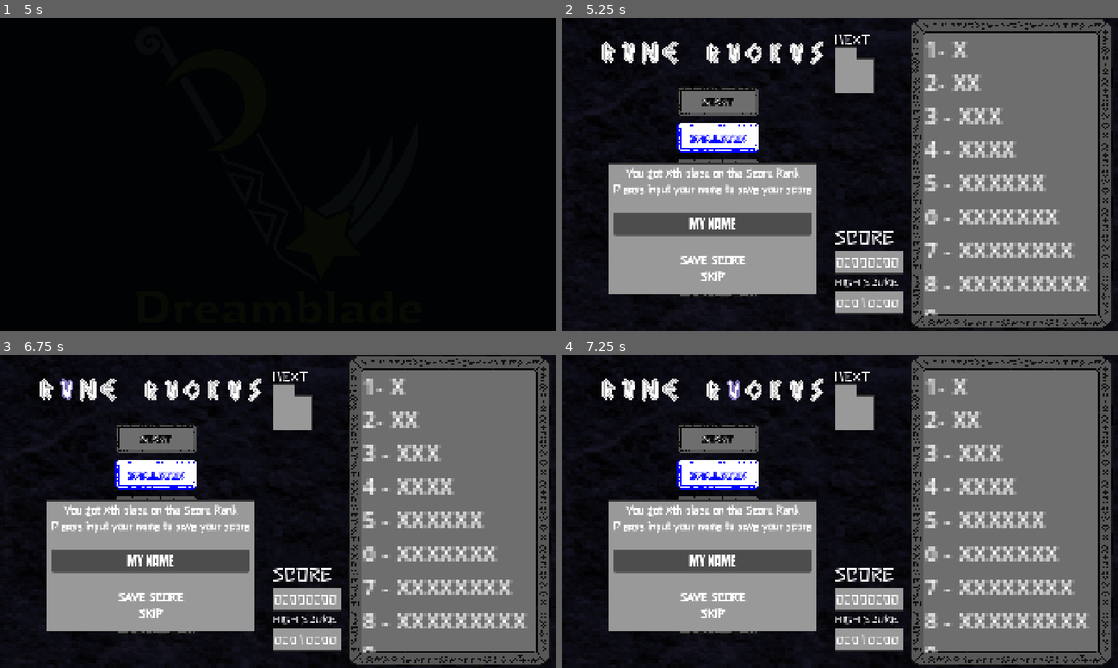
Above: before the commit, frames 1-4 (two rows, left to right).
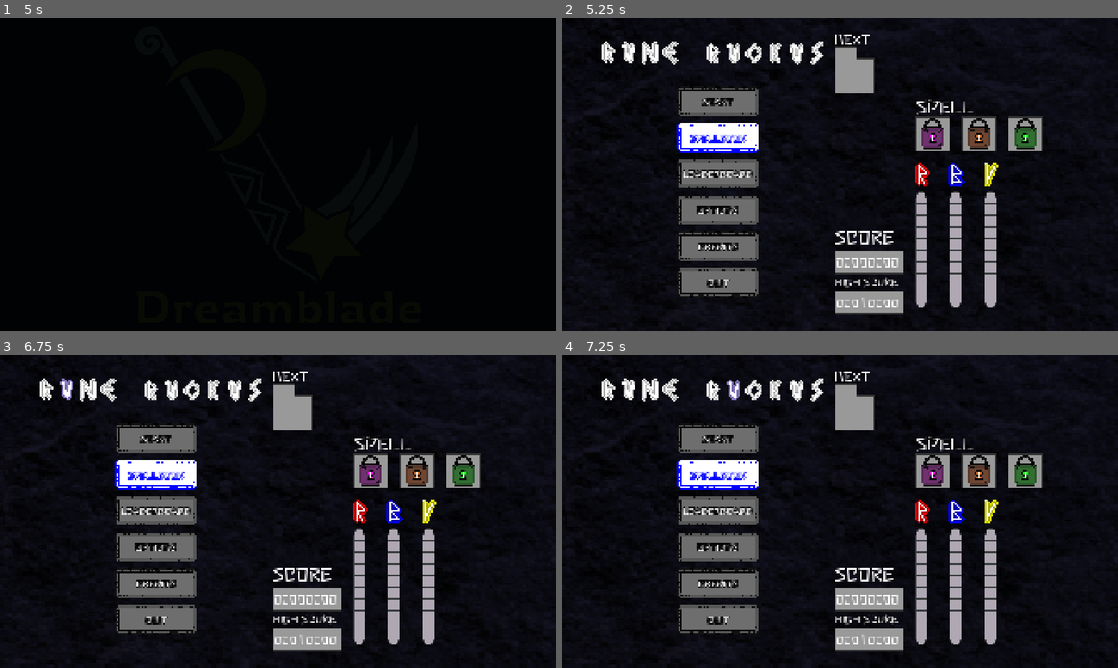
Above: after the commit, the same moments.

Repository: dreamblader/rune_ruckus
Game: Godot game, scene res://splash/splash_scene.tscn
Two runs of this game, one before a commit and one after it. Both use one fixed random seed, a clock stepped at 60 frames per second and the inputs below.
Inputs:
- Up to frame 1 (5 s): tap Enter (ui_accept) at 0.5, 0.77, 1.52, 2, 2.75, 3.02, 3.5, 3.77, 4.25, 4.52 s; hold Right (ui_right) 0.53-1.28 s; hold Space (spell) 0.53-1.28 s; hold Down (ui_down) 1.28-2.03 s; tap S (drop) at 1.35 s; tap Space (spell) every 0.75 s from 1.55 to 4.55 s; hold Right (ui_right) 2.03-2.78 s; hold Q (move_spell_l) 2.03-2.78 s; hold Up (ui_up) 2.78-3.53 s; tap E (move_spell_r) at 2.85 s; hold A (rotate_l) 3.53-4.28 s; hold Left (ui_left) from 3.53 s (still down); tap D (rotate_r) at 4.35 s
- Up to frame 2 (5.25 s): release Left (ui_left) at 5.03 s; hold Down (ui_down) from 5.03 s (still down); hold Space (spell) from 5.03 s (still down)
- Up to frame 3 (6.75 s): tap Enter (ui_accept) at 5.75, 6.02 s; release Down (ui_down) at 5.78 s; release Space (spell) at 5.78 s; hold Right (ui_right) 5.78-6.53 s; tap Space (spell) at 5.85 s; hold Up (ui_up) from 6.53 s (still down); hold S (drop) from 6.53 s (still down)
- Up to frame 4 (7.25 s): keep holding Up (ui_up); keep holding S (drop); tap Enter (ui_accept) at 6.77 s; tap Space (spell) at 6.8 s

Frame 1 is identical in both runs. In frame 2, 49% of the frame differs, in the area x 8-100%, y 0-100%; in frame 3, 49%; in frame 4, 49%.

Commit message:
more menu score stuff

Diff:
--- a/game_scene.tscn
+++ b/game_scene.tscn
@@ -115,6 +115,7 @@
 position = Vector2(-110, 1210)
 
 [node name="ScoreBoard" parent="." unique_id=1194574516 instance=ExtResource("10_miq82")]
+visible = false
 
 [connection signal="cast_spell" from="Content/MidContainer/Control/ViewPortBorder/SubViewportContainer/SubViewport/Board" to="." method="_on_Board_cast_spell"]
 [connection signal="emit_chain" from="Content/MidContainer/Control/ViewPortBorder/SubViewportContainer/SubViewport/Board" to="." method="_on_Board_emit_chain"]
--- a/ui/menu/score_menu/score_menu_scene.tscn
+++ b/ui/menu/score_menu/score_menu_scene.tscn
@@ -52,6 +52,18 @@
 "transitions": PackedFloat32Array(1),
 "update": 0,
 "values": [Vector2(1, 1)]
+}
+tracks/3/type = "value"
+tracks/3/imported = false
+tracks/3/enabled = true
+tracks/3/path = NodePath("MarginContainer:modulate")
+tracks/3/interp = 1
+tracks/3/loop_wrap = true
+tracks/3/keys = {
+"times": PackedFloat32Array(0),
+"transitions": PackedFloat32Array(1),
+"update": 0,
+"values": [Color(1, 1, 1, 0)]
 }
 
 [sub_resource type="Animation" id="Animation_vk5bk"]
@@ -93,6 +105,18 @@
 "update": 0,
 "values": [Vector2(0, 0), Vector2(1, 1)]
 }
+tracks/3/type = "value"
+tracks/3/imported = false
+tracks/3/enabled = true
+tracks/3/path = NodePath("MarginContainer:modulate")
+tracks/3/interp = 1
+tracks/3/loop_wrap = true
+tracks/3/keys = {
+"times": PackedFloat32Array(1.01, 1.25),
+"transitions": PackedFloat32Array(1, 1),
+"update": 0,
+"values": [Color(1, 1, 1, 0), Color(1, 1, 1, 1)]
+}
 
 [sub_resource type="Animation" id="Animation_xye5v"]
 resource_name = "enter_menu_mode"
@@ -135,6 +159,42 @@
 border_width_right = 3
 border_width_bottom = 3
 border_color = Color(0.2, 0.2, 0.2, 1)
+
+[sub_resource type="StyleBoxFlat" id="StyleBoxFlat_ijf4m"]
+content_margin_left = 4.0
+content_margin_top = 4.0
+content_margin_right = 4.0
+content_margin_bottom = 4.0
+bg_color = Color(0.1, 0.1, 0.1, 0.6)
+border_width_bottom = 2
+border_color = Color(0, 0, 0, 0.6)
+corner_radius_top_left = 3
+corner_radius_top_right = 3
+corner_radius_bottom_right = 3
+corner_radius_bottom_left = 3
+corner_detail = 5
+
+[sub_resource type="StyleBoxFlat" id="StyleBoxFlat_i3srx"]
+content_margin_left = 4.0
+content_margin_top = 4.0
+content_margin_right = 4.0
+content_margin_bottom = 4.0
+bg_color = Color(1, 1, 1, 0.75)
+draw_center = false
+border_width_left = 5
+border_width_top = 5
+border_width_right = 5
+border_width_bottom = 5
+border_color = Color(1, 0, 0, 1)
+corner_radius_top_left = 3
+corner_radius_top_right = 3
+corner_radius_bottom_right = 3
+corner_radius_bottom_left = 3
+corner_detail = 5
+expand_margin_left = 2.0
+expand_margin_top = 2.0
+expand_margin_right = 2.0
+expand_margin_bottom = 2.0
 
 [node name="ScoreBoard" type="Node2D" unique_id=1035513763]
 script = ExtResource("1_qt3pk")
@@ -155,20 +215,25 @@
 axis_stretch_horizontal = 2
 axis_stretch_vertical = 2
 
-[node name="MarginContainer" type="MarginContainer" parent="NinePatchRect" unique_id=818990697]
-layout_mode = 1
+[node name="MarginContainer" type="MarginContainer" parent="." unique_id=818990697]
+modulate = Color(1, 1, 1, 0)
 anchors_preset = 15
 anchor_right = 1.0
 anchor_bottom = 1.0
+offset_left = 1203.0
+offset_right = 1904.0
+offset_bottom = 1075.0
 grow_horizontal = 2
 grow_vertical = 2
-theme_override_constants/margin_left = 10
-theme_override_constants/margin_top = 10
-theme_override_constants/margin_right = 10
-theme_override_constants/margin_bottom = 10
-
-[node name="RichTextLabel" type="RichTextLabel" parent="NinePatchRect/MarginContainer" unique_id=653447328]
-layout_mode = 2
+theme_override_constants/margin_left = 50
+theme_override_constants/margin_top = 50
+theme_override_constants/margin_right = 50
+theme_override_constants/margin_bottom = 50
+
+[node name="RichTextLabel" type="RichTextLabel" parent="MarginContainer" unique_id=653447328]
+layout_mode = 2
+theme_override_fonts/normal_font = ExtResource("4_ijf4m")
+theme_override_font_sizes/normal_font_size = 35
 text = "1- X
 2- XX
 3 - XXX
@@ -177,7 +242,16 @@
 6 - XXXXXXX
 7 - XXXXXXXX
 8 - XXXXXXXXX
-9 - XXXXXXXXXX"
+9 - XXXXXXXXXX
+10 - XXXXXXXXXX
+11 - XXXXXXXXXXXX
+12 - XXXXXXXXXXXXX
+13 - XXXXXXXXXXXXXX
+14 - XXXXXXXXXXXXXXXX
+15 - XXXXXXXXXXXXXXXXX
+16 - XXXXXXXXXXXXXXXXXX
+17 - XXXXXXXXXXXXXXXXXXX
+18 - XXXXXXXXXXXXXXXXXXXX"
 scroll_active = false
 
 [node name="AnimationPlayer" type="AnimationPlayer" parent="." unique_id=996962270]
@@ -227,6 +301,8 @@
 theme_override_colors/font_placeholder_color = Color(1, 1, 1, 1)
 theme_override_fonts/font = ExtResource("5_i3srx")
 theme_override_font_sizes/font_size = 45
+theme_override_styles/normal = SubResource("StyleBoxFlat_ijf4m")
+theme_override_styles/focus = SubResource("StyleBoxFlat_i3srx")
 placeholder_text = "MY NAME"
 alignment = 1
 context_menu_enabled = false
--- a/ui/menu/score_menu/score_menu_script.gd
+++ b/ui/menu/score_menu/score_menu_script.gd
@@ -1,14 +1,50 @@
 extends Node2D
 
 @onready var animation = $AnimationPlayer
-var controller_mode = false
+@onready var rank_info_label = $Content/MarginContainer/MenuContainer/RankInfo
+
+var controller_mode: bool = false
+var rank_info_text: String = "You got %s place on the Score Rank\nPlease input your name to save your score"
+var menu_index: int = 0
 
 
 func start_record(rank:int, score:float, spells_count:Dictionary, game_time:float) -> void:
 	animation.play("enter_end_mode")
 	self.visible = true
+	var rank_str = str(rank)+get_ordinal(rank)
+	rank_info_label.text = rank_info_text % rank_str
+	pass
+
+
+func start_view() -> void:
+	animation.play("enter_menu_mode")
+	self.visible = true
+
+
+func get_ordinal(num:int) -> String:
+	var first_digit = int(str(num)[0])
+	match first_digit:
+		1:
+			return "st"
+		2:
+			return "nd"
+		3:
+			return "rd"
+		_:
+			return "th"
+
+
+func start_save_score_menu() -> void:
+	pass
+
+
+func start_view_score_menu() -> void:
 	pass
 
 
 func _on_animation_player_animation_finished(anim_name: StringName) -> void:
-	pass # Replace with function body.
+	match anim_name:
+		"enter_end_mode":
+			start_save_score_menu()
+		"enter_menu_mode":
+			start_view_score_menu()
